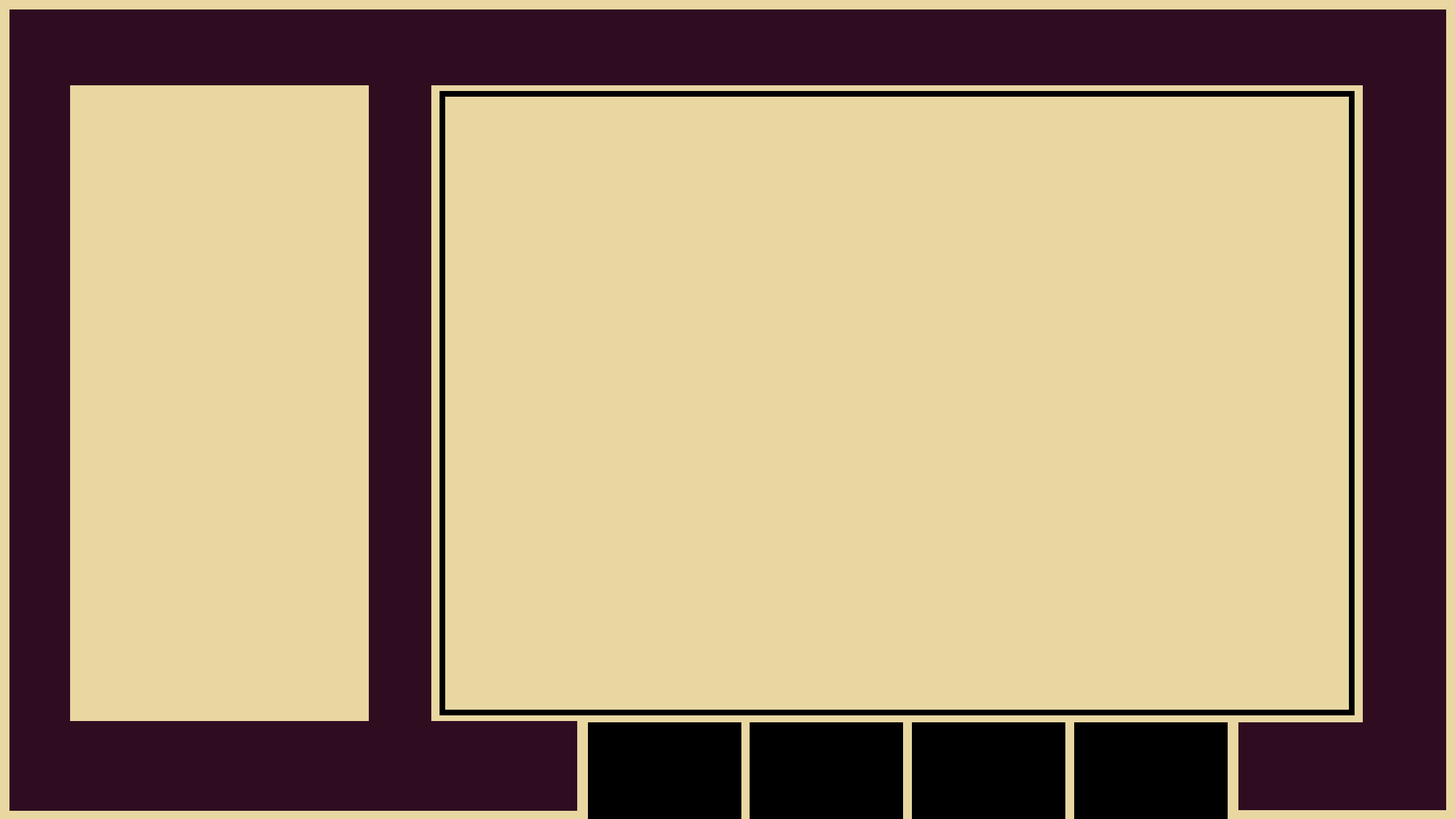
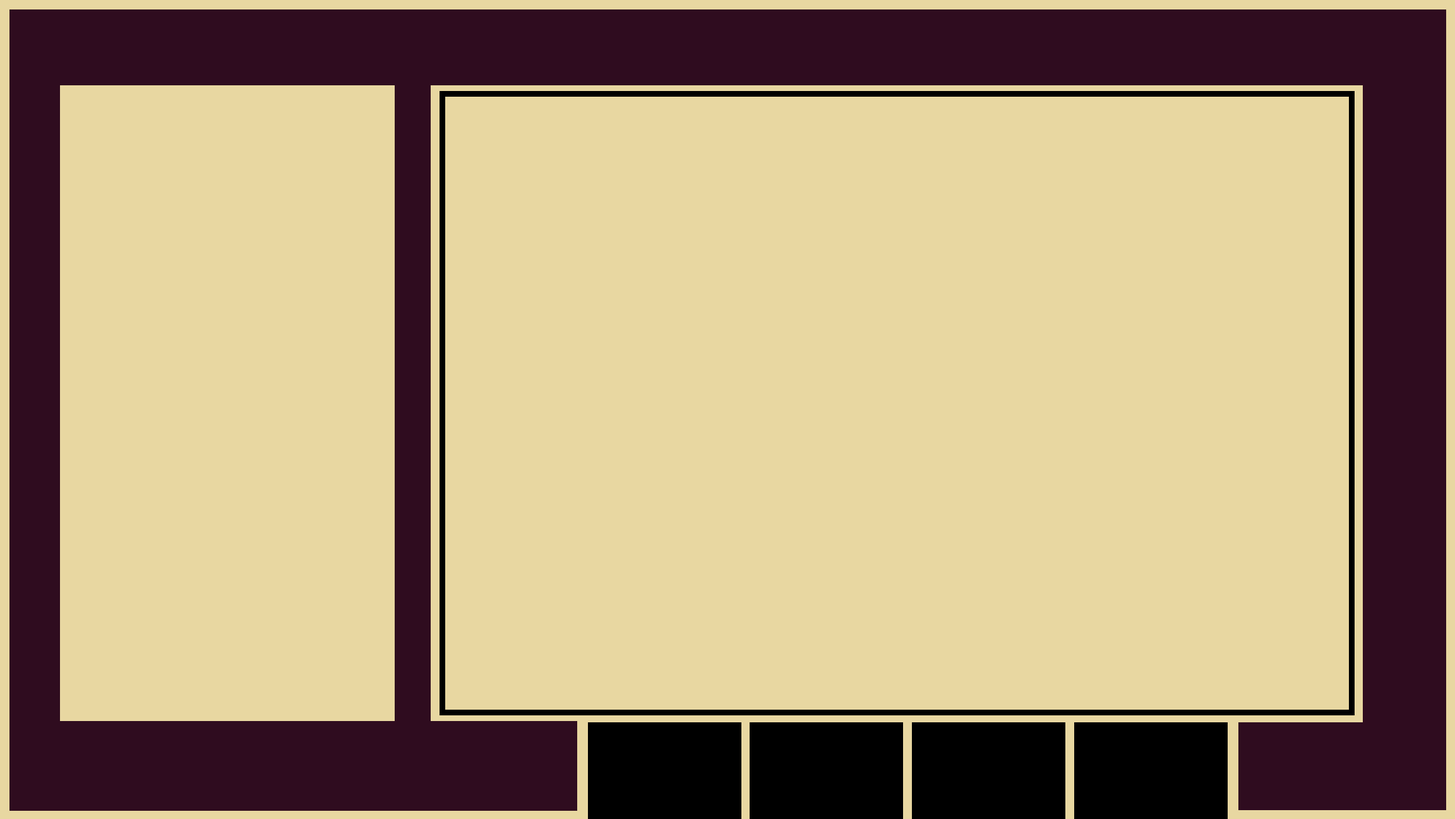
Revision of a layered 1455 x 819 image; what changed, layer by layer:
painted on "Rectangle 2 copy 5" over <box>60,85,432,721</box>
removed layer "Rectangle 2 copy 3" from group "Dark Purple" over <box>60,85,71,721</box>
